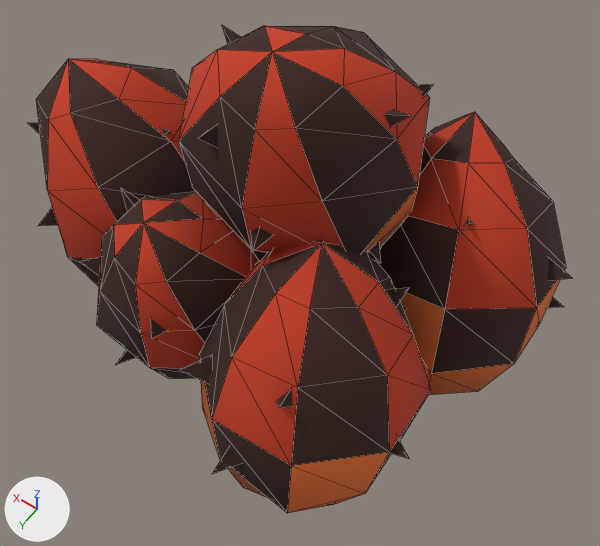
Before and after pictures for a commit that changed the glTF model game/assets/models/tumpukan_tbs.glb.
Before and after are seen from a 50 mm lens placed at (-0.724, 0.946, 1.727), pointed at (-0.108, 0.084, 0.372). The lights are fixed; the arrows at lower left show +X, +Y and +Z. The picture after the commit comes second. Mesh edges are drawn as thin lines. Where no turn or scale is listed for an object, it has been applied to the vertices. Vertices at exactly the same position are counted once.

Names of what the first picture shows: 'tumpukan_tbs_mesh'.
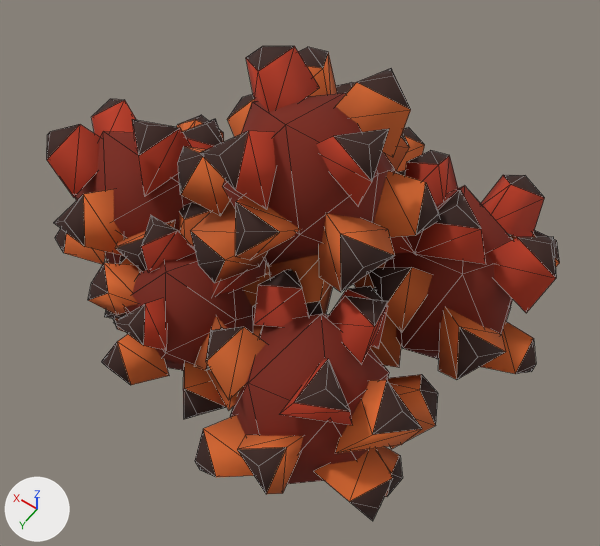
Patch to the scene script:
```diff
--- a/game/assets/models/tumpukan_tbs.glb.py
+++ b/game/assets/models/tumpukan_tbs.glb.py
@@ me_tumpukan_tbs_mesh @@
 # used by ob_tumpukan_tbs_mesh; location = (0.0, 0.0, 0.0)
-me_tumpukan_tbs_mesh.from_pydata(...)  # 444 vertices, 624 faces; spans x -0.579..0.579, y -0.512..0.512, z 0.0..0.949
+me_tumpukan_tbs_mesh.from_pydata(...)  # 660 vertices, 876 faces; spans x -0.586..0.586, y -0.488..0.488, z 0.0..0.808
+# me_tumpukan_tbs_mesh part 1: the loose piece of 42 vertices spanning x -0.555..-0.114, y -0.383..0.083, z 0.006..0.654 is rebuilt with 12 vertices and now spans x -0.506..-0.19, y -0.335..0.025, z 0.051..0.481, in mat_m_fruit
+# me_tumpukan_tbs_mesh part 2: the loose piece of 42 vertices spanning x 0.059..0.553, y -0.177..0.313, z 0.045..0.679 is rebuilt with 12 vertices and now spans x 0.144..0.482, y -0.112..0.221, z 0.056..0.498, in mat_m_fruit
+# me_tumpukan_tbs_mesh part 3: the loose piece of 42 vertices spanning x -0.472..-0.047, y 0.045..0.474, z 0.0..0.659 is rebuilt with 12 vertices and now spans x -0.426..-0.111, y 0.095..0.434, z 0.044..0.478, in mat_m_fruit
+# me_tumpukan_tbs_mesh part 4: the loose piece of 42 vertices spanning x -0.112..0.297, y -0.018..0.398, z 0.028..0.615 is rebuilt with 12 vertices and now spans x -0.055..0.238, y 0.052..0.361, z 0.049..0.443, in mat_m_fruit
+# me_tumpukan_tbs_mesh part 5: the loose piece of 42 vertices spanning x -0.294..0.162, y -0.229..0.256, z 0.327..0.949 is rebuilt with 12 vertices and now spans x -0.231..0.093, y -0.154..0.168, z 0.357..0.785, in mat_m_fruit
+# me_tumpukan_tbs_mesh part 6: 48 loose pieces with 192 vertices, spanning x -0.579..0.579, y -0.512..0.512, z 0.17..0.839, are deleted
+# me_tumpukan_tbs_mesh part 7: 588 vertices added at x -0.586..0.586, y -0.488..0.488, z 0.0..0.808
+# other edits to the shape of me_tumpukan_tbs_mesh do not show in these pictures
 me_tumpukan_tbs_mesh.materials.append(mat_m_fruit)
```

Changed parts and their boxes (x1, y1, x2, y2) in the pictures (600 x 546 px):
'tumpukan_tbs_mesh', reshaped: before (28, 25, 572, 513); after (47, 46, 560, 521)
part 1 of me_tumpukan_tbs_mesh, rebuilt (31% narrower, 38% shorter): before (378, 112, 566, 395); after (384, 185, 513, 359)
part 2 of me_tumpukan_tbs_mesh, rebuilt (24% narrower, 41% shorter): before (36, 58, 195, 286); after (75, 131, 195, 264)
part 3 of me_tumpukan_tbs_mesh, rebuilt (31% narrower, 37% shorter): before (199, 241, 431, 513); after (230, 314, 389, 484)
part 4 of me_tumpukan_tbs_mesh, rebuilt: before (96, 191, 258, 379); after (125, 245, 253, 371)
part 5 of me_tumpukan_tbs_mesh, rebuilt (31% narrower, 26% shorter): before (179, 25, 430, 261); after (223, 93, 395, 267)
part 6 of me_tumpukan_tbs_mesh, deleted (mostly hidden): before (28, 25, 572, 474)
part 7 of me_tumpukan_tbs_mesh, added (red): after (47, 46, 560, 521)
